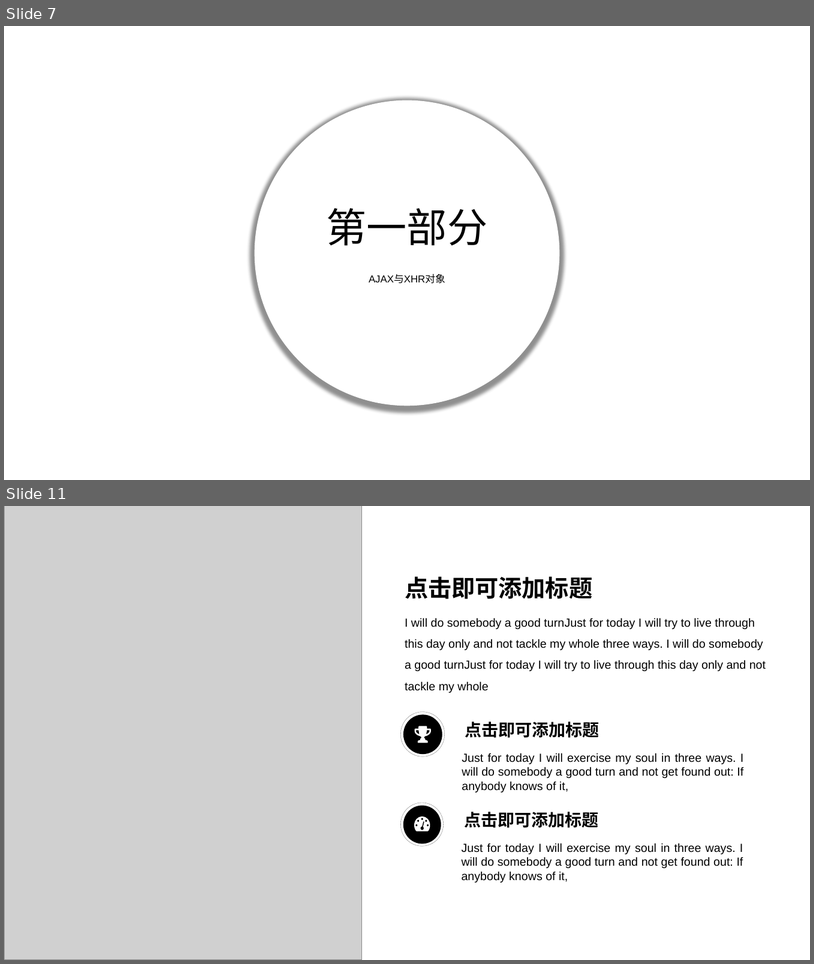
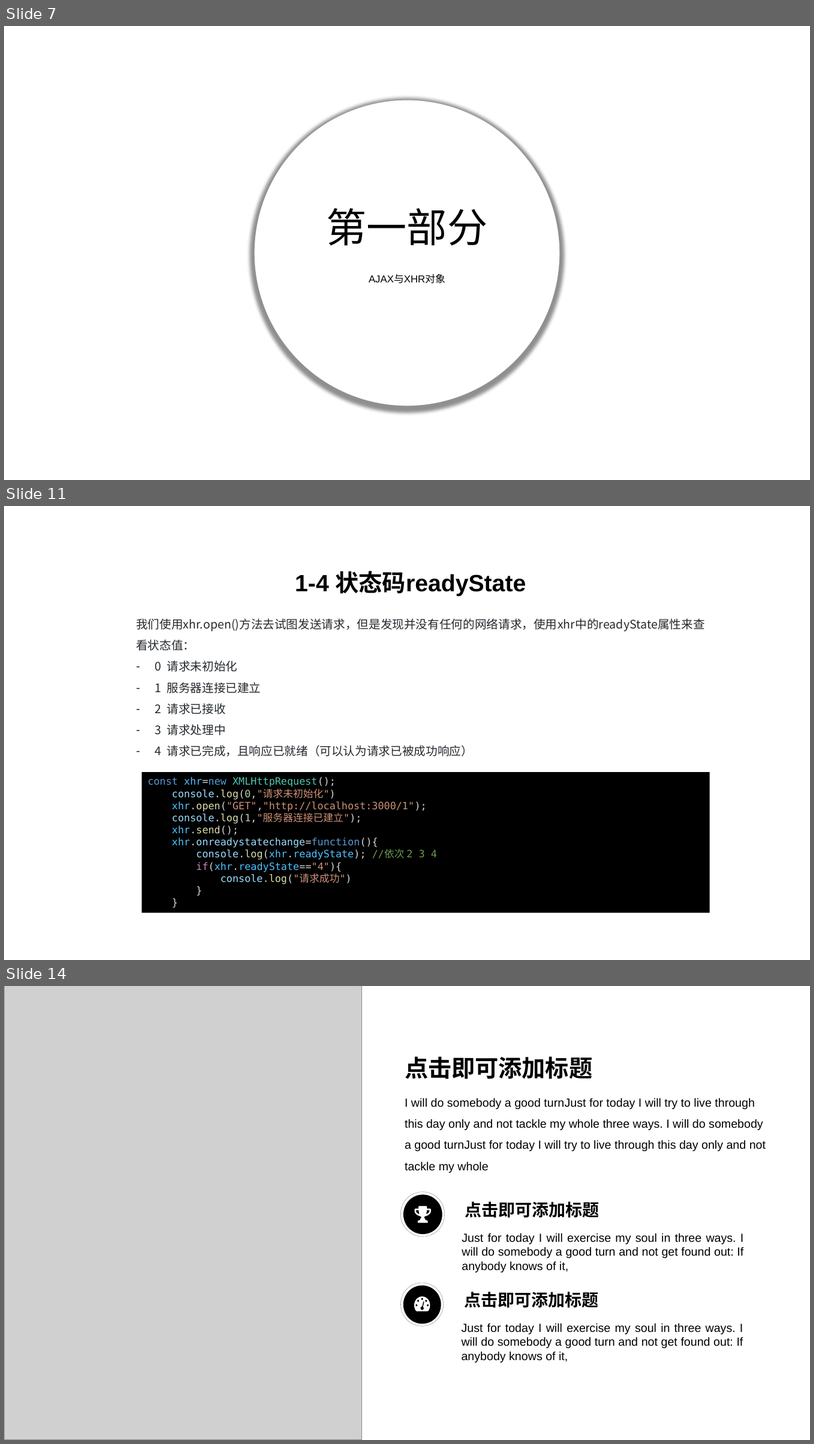
Before and after one commit to CowenZhengHao/ajax, a slide deck: 课件.pptx. Shown one above the other, each under a label of ours: slides 7 and 11 before the commit, slides 7, 11 and 14 after it; the slides between them are not shown. The pictures are 814x964 and 814x1444 pixels, drawn with LibreOffice and Linux fonts; fonts in the diff are those of the drawing; grey boxes stand for pictures; background and template pictures are left out. Boxes give left, top, right and bottom in pixels: in the first picture for what was removed or moved away, otherwise in the second. Text is boxed around its words. In the diff, an @@ line names an element or a change of style, - is before the commit and + after.

```diff
--- a/课件.pptx
+++ b/课件.pptx
@@ slide 11 added at box(4, 506, 810, 960), background #FFFFFF @@
@@ text added at box(295, 571, 527, 596), 28 pt, text #000000, bold @@
+1-4 状态码readyState
@@ text added at box(136, 618, 705, 756), 14 pt, text #24292E @@
+我们使用xhr.open()方法去试图发送请求，但是发现并没有任何的网络请求，使用xhr中的readyState属性来查看状态值：
+– 0 请求未初始化
+– 1 服务器连接已建立
+– 2 请求已接收
+– 3 请求处理中
+– 4 请求已完成，且响应已就绪（可以认为请求已被成功响应）
@@ rectangle added at box(142, 772, 710, 913), fill #000000, 12 pt, text #CE9178 @@
+const xhr=new XMLHttpRequest();
+console.log(0,"请求未初始化")
+xhr.open("GET","http://localhost:3000/1");
+console.log(1,"服务器连接已建立");
+xhr.send();
+xhr.onreadystatechange=function(){
+console.log(xhr.readyState); //依次 2 3 4
+if(xhr.readyState=="4"){
+console.log("请求成功")
+}
+}
@@ what was slide 11 is now slide 14 @@
```
Also in this commit, not shown: 2 slides changed, 3 other slides added, 1 slide removed, 3 other files.
